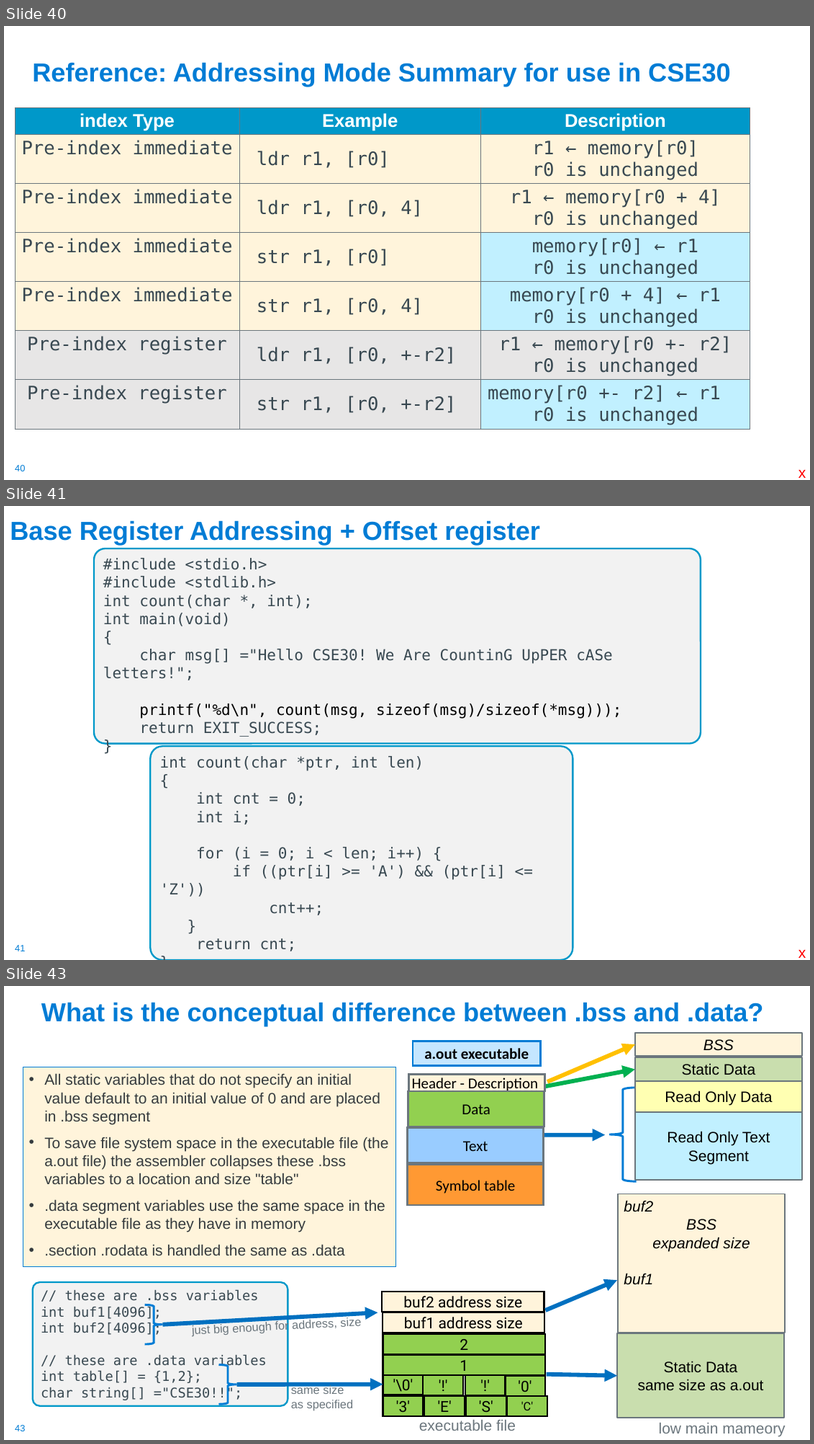
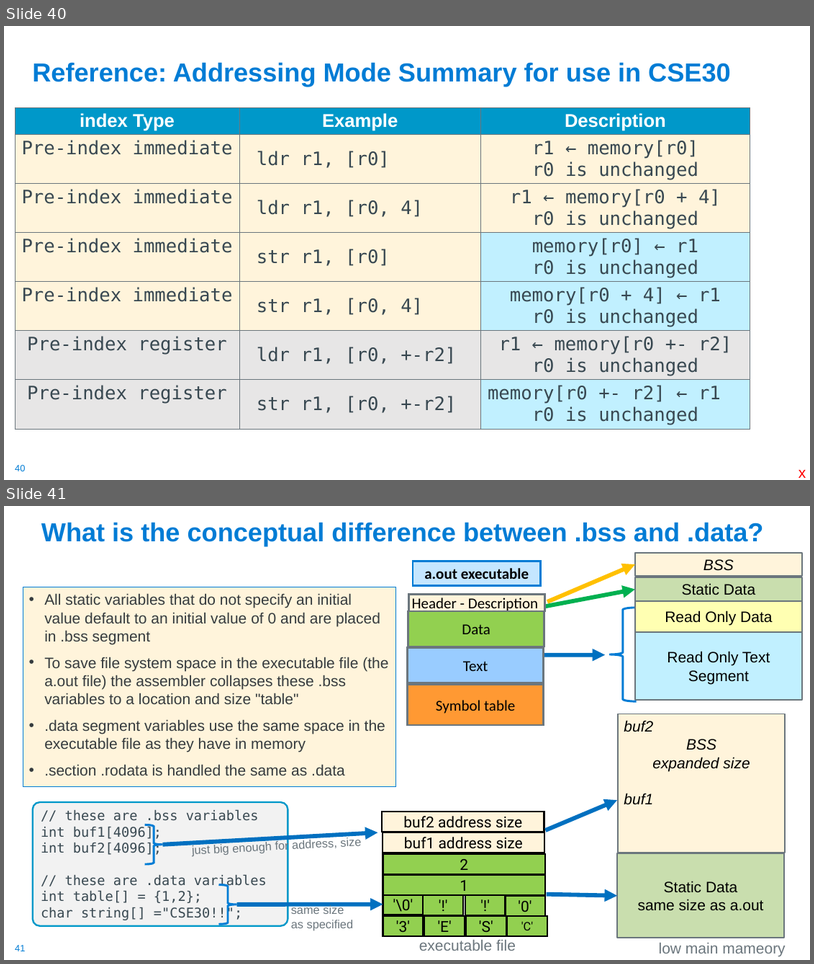
Before and after one commit to cse30-sp24/Muller-Slides, a slide deck: Lecture-15.pptx. Shown one above the other, each under a label of ours: slides 40, 41 and 43 before the commit, slides 40 and 41 after it; the slides between them are not shown. The pictures are 814x1444 and 814x964 pixels, drawn with LibreOffice and Linux fonts; fonts in the diff are those of the drawing. Boxes give left, top, right and bottom in pixels: in the first picture for what was removed or moved away, otherwise in the second. Text is boxed around its words. In the diff, an @@ line names an element or a change of style, - is before the commit and + after.

```diff
--- a/Lecture-15.pptx
+++ b/Lecture-15.pptx
@@ slide 41 removed at bbox=[4, 506, 810, 960], background #FFFFFF; not listed: 1 template element that a slide beside it also shows @@
@@ title removed at bbox=[10, 520, 540, 545] @@
-Base Register Addressing + Offset register
@@ rounded rectangle removed at bbox=[94, 548, 702, 743] @@
-#include <stdio.h>
-#include <stdlib.h>
-int count(char *, int);
-int main(void)
-{
-char msg[] ="Hello CSE30! We Are CountinG UpPER cASe letters!";
-printf("%d\n", count(msg, sizeof(msg)/sizeof(*msg)));
-return EXIT_SUCCESS;
-}
@@ rounded rectangle removed at bbox=[150, 746, 574, 960] @@
-int count(char *ptr, int len)
-{
-int cnt = 0;
-int i;
-for (i = 0; i < len; i++) {
-if ((ptr[i] >= 'A') && (ptr[i] <= 'Z'))
-cnt++;
-}
-return cnt;
-}
@@ text removed at bbox=[799, 950, 806, 957] @@
-x
@@ what was slide 43 is now slide 41 @@
@@ page number at bbox=[15, 944, 25, 951]: text changed @@
-43
+41
```
Also in this commit, not shown: 2 slides changed, 4 other slides removed, 3 other files.
